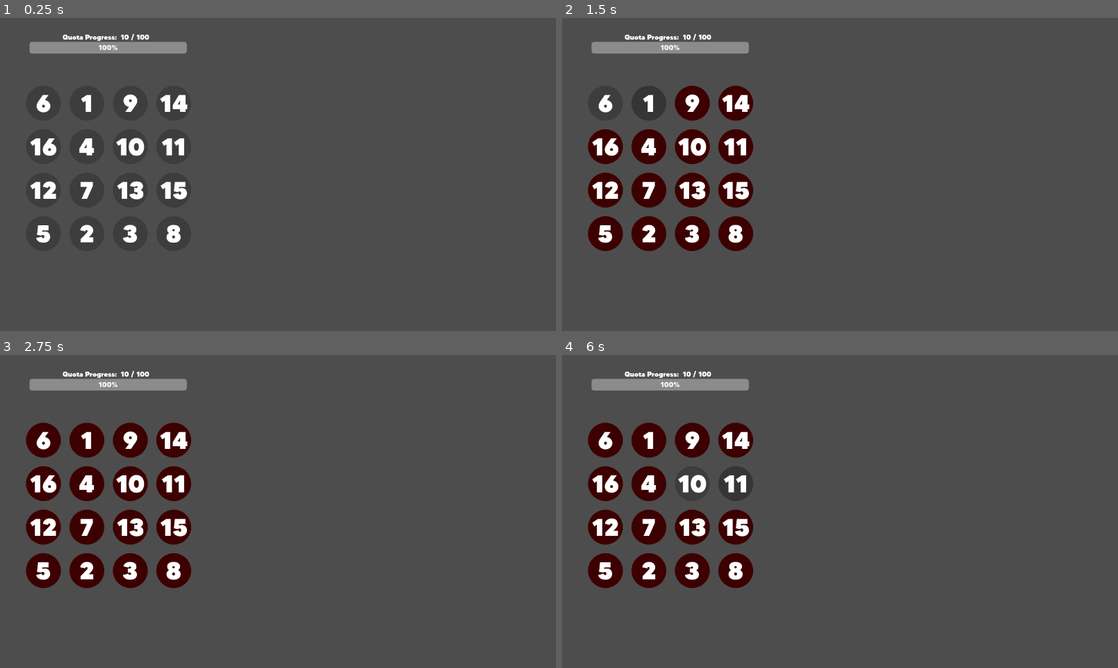
Above: before the commit, frames 1-4 (two rows, left to right).
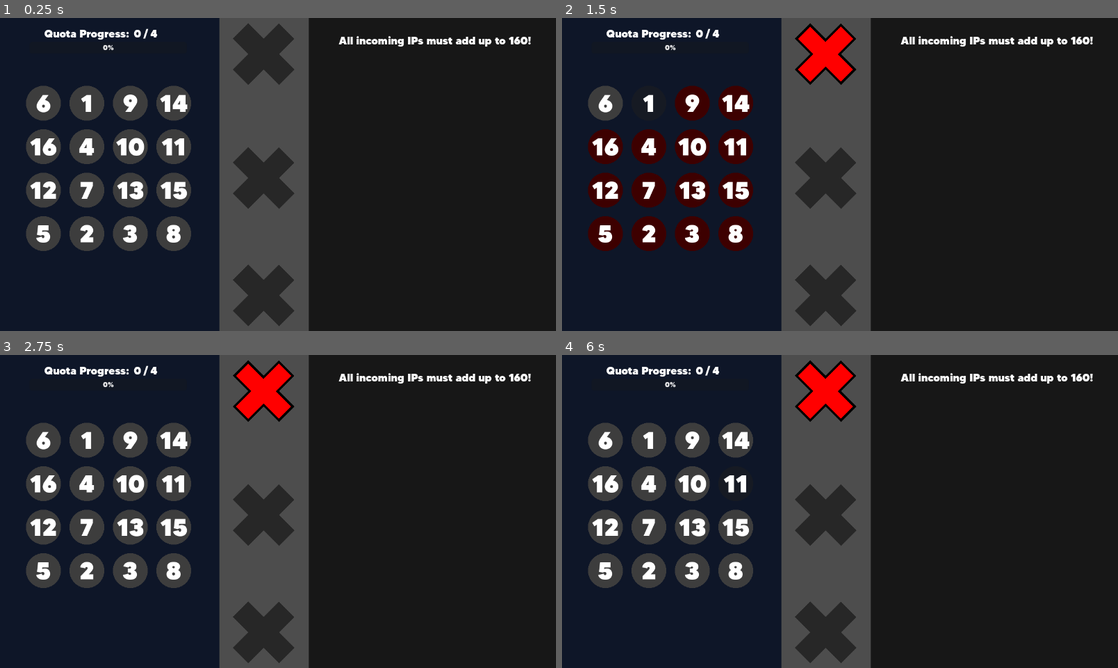
Above: after the commit, the same moments.

Repository: SHKBRD/GameOfRiskCyber
Game: Godot game, scene res://scenes/game_scene.tscn
Two runs of this game, one before a commit and one after it. Both use one fixed random seed, a clock stepped at 60 frames per second and the inputs below.
Inputs (mouse positions are in pixels of both pictures, inside the frame that each line leads up to):
- Up to frame 1 (0.25 s): no input
- Up to frame 2 (1.5 s): tap Enter at 0.5 s; move the mouse to (606, 102) at 0.52 s; click (606, 102) at 0.6 s; move the mouse to (650, 102) at 1.27 s; tap T (Check) at 1.35 s
- Up to frame 3 (2.75 s): click (88, 439) at 1.55 s; tap Space at 2 s; move the mouse to (127, 439) at 2.02 s; click (127, 439) at 2.1 s
- Up to frame 4 (6 s): tap Enter at 2.75, 4.25 s; move the mouse to (734, 439) at 2.77 s; click (734, 439) at 2.85 s; tap Space at 3.5, 5 s; move the mouse to (606, 483) at 3.52 s; tap T (Check) at 3.6, 5.85 s; click (606, 483) at 3.8 s; move the mouse to (650, 483) at 4.27 s; click (650, 483) at 4.35 s; move the mouse to (689, 483) at 5.02 s; click (689, 483) at 5.1 s; move the mouse to (734, 483) at 5.77 s

The runs differ from the first frame. In frame 1, 79% of the frame differs, in the area x 0-100%, y 0-100%; in frame 2, 80%; in frame 3, 86%; in frame 4, 86%.
Error after the commit: Trying to assign value of type 'incoming_packet.gd' to a variable of type 'packet_scene.gd'. (res://scripts/packet_scene.gd:13)

Commit message:
add progress

Diff:
--- a/assets/themes/work.tres
+++ b/assets/themes/work.tres
@@ -3,5 +3,6 @@
 [ext_resource type="FontFile" uid="uid://w1uj2x21q4go" path="res://assets/fonts/made_tommy/MADE TOMMY Black_PERSONAL USE.otf" id="1_g8n7o"]
 
 [resource]
+Label/font_sizes/font_size = 25
 Label/fonts/font = ExtResource("1_g8n7o")
 ProgressBar/fonts/font = ExtResource("1_g8n7o")
--- a/scenes/game_scene.tscn
+++ b/scenes/game_scene.tscn
@@ -1,12 +1,47 @@
-[gd_scene load_steps=4 format=3 uid="uid://d00ety2uy6jm1"]
+[gd_scene load_steps=5 format=3 uid="uid://d00ety2uy6jm1"]
 
 [ext_resource type="PackedScene" uid="uid://5pyec6hb233n" path="res://scenes/work_scene.tscn" id="1_onqr8"]
 [ext_resource type="Script" uid="uid://fgvuhjygjsnk" path="res://scripts/game_scene.gd" id="1_ycayy"]
 [ext_resource type="PackedScene" uid="uid://bgqi8vhiltjvd" path="res://scenes/packet_scene.tscn" id="2_ycayy"]
+[ext_resource type="PackedScene" uid="uid://c1sa4kr1sy2b8" path="res://scenes/mistake.tscn" id="3_bw6k5"]
 
 [node name="GameScene" type="Node2D"]
 script = ExtResource("1_ycayy")
 
 [node name="WorkScene" parent="." instance=ExtResource("1_onqr8")]
+anchors_preset = 0
+anchor_right = 0.0
+anchor_bottom = 0.0
+offset_right = 0.0
+offset_bottom = 0.0
+
+[node name="Mistakes" type="Control" parent="."]
+layout_mode = 3
+anchors_preset = 0
+offset_left = 605.0
+offset_top = 83.0
+offset_right = 605.0
+offset_bottom = 83.0
+
+[node name="Mistake" parent="Mistakes" instance=ExtResource("3_bw6k5")]
+layout_mode = 1
+
+[node name="Mistake2" parent="Mistakes" instance=ExtResource("3_bw6k5")]
+layout_mode = 1
+offset_left = -0.999969
+offset_top = 288.0
+offset_right = -0.999969
+offset_bottom = 288.0
+
+[node name="Mistake3" parent="Mistakes" instance=ExtResource("3_bw6k5")]
+layout_mode = 1
+offset_left = -0.999969
+offset_top = 558.0
+offset_right = -0.999969
+offset_bottom = 558.0
 
 [node name="PacketScene" parent="." instance=ExtResource("2_ycayy")]
+offset_left = 711.0
+offset_right = 711.0
+
+[connection signal="mistake_made" from="WorkScene" to="." method="_on_work_scene_mistake_made"]
--- /dev/null
+++ b/scenes/incoming_packet.gd
@@ -0,0 +1,2 @@
+extends Button
+class_name Packet
--- /dev/null
+++ b/scenes/incoming_packet.tscn
@@ -0,0 +1,34 @@
+[gd_scene load_steps=2 format=3 uid="uid://c3uv1xg200vhs"]
+
+[ext_resource type="Script" uid="uid://bv70v4lkgx0mk" path="res://scenes/incoming_packet.gd" id="1_1wox5"]
+
+[node name="Packet" type="Button"]
+offset_top = -169.0
+offset_right = 196.0
+script = ExtResource("1_1wox5")
+
+[node name="Arrow" type="Polygon2D" parent="."]
+position = Vector2(225, 95)
+scale = Vector2(0.616901, 0.616901)
+polygon = PackedVector2Array(-273, -126.666, -139.667, -124.666, -140.333, 11.3336, -79.6666, 11.3336, -207, 110, -335, 18.0003, -271, 12.667)
+uv = PackedVector2Array(-257.667, -128, -142.333, -128.666, -140.333, 11.3336, -79.6666, 11.3336, -207, 110, -335, 18.0003, -266.333, 19.3336)
+
+[node name="Incoming" type="Label" parent="."]
+layout_mode = 0
+offset_left = 52.0
+offset_top = 24.0
+offset_right = 143.0
+offset_bottom = 73.0
+theme_override_colors/font_color = Color(0, 0, 0, 1)
+text = "Incoming:"
+horizontal_alignment = 1
+
+[node name="IP" type="Label" parent="."]
+layout_mode = 0
+offset_left = 52.0
+offset_top = 45.0
+offset_right = 143.0
+offset_bottom = 94.0
+theme_override_colors/font_color = Color(0, 0, 0, 1)
+text = "Incoming:"
+horizontal_alignment = 1
--- /dev/null
+++ b/scenes/mistake.tscn
@@ -0,0 +1,107 @@
+[gd_scene load_steps=5 format=3 uid="uid://c1sa4kr1sy2b8"]
+
+[ext_resource type="Script" uid="uid://fgg6xrrt2faj" path="res://scripts/mistake.gd" id="1_phx0m"]
+
+[sub_resource type="Animation" id="Animation_iqt5l"]
+length = 0.001
+tracks/0/type = "value"
+tracks/0/imported = false
+tracks/0/enabled = true
+tracks/0/path = NodePath("Outline:visible")
+tracks/0/interp = 1
+tracks/0/loop_wrap = true
+tracks/0/keys = {
+"times": PackedFloat32Array(0),
+"transitions": PackedFloat32Array(1),
+"update": 1,
+"values": [false]
+}
+tracks/1/type = "value"
+tracks/1/imported = false
+tracks/1/enabled = true
+tracks/1/path = NodePath("Outline:scale")
+tracks/1/interp = 1
+tracks/1/loop_wrap = true
+tracks/1/keys = {
+"times": PackedFloat32Array(0),
+"transitions": PackedFloat32Array(1),
+"update": 0,
+"values": [Vector2(1, 1)]
+}
+
+[sub_resource type="Animation" id="Animation_4m7nw"]
+resource_name = "get_wrong"
+tracks/0/type = "value"
+tracks/0/imported = false
+tracks/0/enabled = true
+tracks/0/path = NodePath("Outline:visible")
+tracks/0/interp = 1
+tracks/0/loop_wrap = true
+tracks/0/keys = {
+"times": PackedFloat32Array(0),
+"transitions": PackedFloat32Array(1),
+"update": 1,
+"values": [true]
+}
+tracks/1/type = "value"
+tracks/1/imported = false
+tracks/1/enabled = true
+tracks/1/path = NodePath("Outline:scale")
+tracks/1/interp = 2
+tracks/1/loop_wrap = true
+tracks/1/keys = {
+"times": PackedFloat32Array(0, 1),
+"transitions": PackedFloat32Array(0.353553, 1),
+"update": 0,
+"values": [Vector2(0.00999999, 0.00999999), Vector2(1, 1)]
+}
+
+[sub_resource type="AnimationLibrary" id="AnimationLibrary_l3u5j"]
+_data = {
+&"RESET": SubResource("Animation_iqt5l"),
+&"get_wrong": SubResource("Animation_4m7nw")
+}
+
+[node name="Mistake" type="Control"]
+layout_mode = 3
+anchor_left = -0.114
+anchor_top = -0.211
+anchor_right = 0.116
+anchor_bottom = 0.203
+offset_left = 145.92
+offset_top = 151.92
+offset_right = -148.48
+offset_bottom = -146.16
+grow_horizontal = 2
+grow_vertical = 2
+scale = Vector2(0.5, 0.5)
+script = ExtResource("1_phx0m")
+
+[node name="Backing" type="Polygon2D" parent="."]
+rotation = 0.785398
+scale = Vector2(1, 1)
+color = Color(0, 0, 0, 0.498039)
+offset = Vector2(0, -258)
+polygon = PackedVector2Array(50, 100, -50, 100, -50, 200, -150, 200, -150, 300, -50, 300, -50, 400, 50, 400, 50, 300, 150, 300, 150, 200, 50, 200)
+uv = PackedVector2Array(59.3336, -6.66666, -35.9997, -8.66666, -38.6664, 198, -236.666, 193.333, -243.333, 326.667, -33.9997, 338.667, -37.9997, 446.667, 85.3336, 445.333, 87.3336, 343.333, 294.667, 342, 300, 207.333, 89.3336, 206)
+
+[node name="Outline" type="Polygon2D" parent="."]
+visible = false
+rotation = 0.785398
+scale = Vector2(1, 1)
+color = Color(0, 0, 0, 1)
+offset = Vector2(0, -258)
+polygon = PackedVector2Array(50, 100, -50, 100, -50, 200, -150, 200, -150, 300, -50, 300, -50, 400, 50, 400, 50, 300, 150, 300, 150, 200, 50, 200)
+uv = PackedVector2Array(59.3336, -6.66666, -35.9997, -8.66666, -38.6664, 198, -236.666, 193.333, -243.333, 326.667, -33.9997, 338.667, -37.9997, 446.667, 85.3336, 445.333, 87.3336, 343.333, 294.667, 342, 300, 207.333, 89.3336, 206)
+
+[node name="Red" type="Polygon2D" parent="Outline"]
+scale = Vector2(1, 1)
+color = Color(1, 0, 0, 1)
+offset = Vector2(0, -258)
+polygon = PackedVector2Array(40, 110, -40, 110, -40, 210, -140, 210, -140, 290, -40, 290, -40, 390, 40, 390, 40, 290, 140, 290, 140, 210, 40, 210)
+uv = PackedVector2Array(59.3336, -6.66666, -35.9997, -8.66666, -38.6664, 198, -236.666, 193.333, -243.333, 326.667, -33.9997, 338.667, -37.9997, 446.667, 85.3336, 445.333, 87.3336, 343.333, 294.667, 342, 300, 207.333, 89.3336, 206)
+
+[node name="AnimationPlayer" type="AnimationPlayer" parent="."]
+libraries = {
+&"": SubResource("AnimationLibrary_l3u5j")
+}
--- a/scenes/packet_scene.tscn
+++ b/scenes/packet_scene.tscn
@@ -1,3 +1,37 @@
-[gd_scene format=3 uid="uid://bgqi8vhiltjvd"]
+[gd_scene load_steps=3 format=3 uid="uid://bgqi8vhiltjvd"]
 
-[node name="PacketScene" type="Node2D"]
+[ext_resource type="Script" uid="uid://cjl1gyi3glipb" path="res://scripts/packet_scene.gd" id="1_ab6hx"]
+[ext_resource type="Theme" uid="uid://c382r10cow616" path="res://assets/themes/work.tres" id="1_pj18c"]
+
+[node name="PacketScene" type="Control"]
+layout_mode = 3
+anchors_preset = 0
+script = ExtResource("1_ab6hx")
+
+[node name="Timer" type="Timer" parent="."]
+wait_time = 2.5
+autostart = true
+
+[node name="MobArea" type="Control" parent="."]
+anchors_preset = 0
+offset_right = 583.0
+offset_bottom = 729.0
+mouse_filter = 2
+
+[node name="ColorRect" type="ColorRect" parent="."]
+layout_mode = 0
+offset_right = 583.0
+offset_bottom = 724.0
+mouse_filter = 2
+color = Color(0.0911214, 0.0911215, 0.0911214, 1)
+
+[node name="Label" type="Label" parent="."]
+layout_mode = 0
+offset_left = 69.0
+offset_top = 36.0
+offset_right = 512.0
+offset_bottom = 68.0
+theme = ExtResource("1_pj18c")
+text = "All incoming IPs must add up to 160!"
+
+[connection signal="timeout" from="Timer" to="." method="_on_timer_timeout"]
--- a/scenes/work_scene.tscn
+++ b/scenes/work_scene.tscn
@@ -4,8 +4,20 @@
 [ext_resource type="Script" uid="uid://c5lnoqof6ijnt" path="res://scripts/number_grid.gd" id="2_x77gp"]
 [ext_resource type="Theme" uid="uid://c382r10cow616" path="res://assets/themes/work.tres" id="3_jqjy7"]
 
-[node name="WorkScene" type="Node2D"]
+[node name="WorkScene" type="Control"]
+layout_mode = 3
+anchor_right = 0.389
+anchor_bottom = 1.0
+offset_right = -497.92
+offset_bottom = -720.0
+mouse_filter = 2
 script = ExtResource("1_fbnfj")
+
+[node name="ColorRect" type="ColorRect" parent="."]
+offset_right = 505.0
+offset_bottom = 724.0
+mouse_filter = 2
+color = Color(0.054902, 0.0862745, 0.156863, 1)
 
 [node name="Numpad" type="Node2D" parent="."]
 position = Vector2(0, 96)
@@ -31,10 +43,10 @@
 
 [node name="ProgressTextContain" type="GridContainer" parent="QuotaProgressBar"]
 layout_mode = 0
-offset_left = 76.0
-offset_top = -21.0
-offset_right = 276.0
-offset_bottom = 19.0
+offset_left = 34.0
+offset_top = -35.0
+offset_right = 336.0
+offset_bottom = 5.0
 columns = 4
 
 [node name="QuotaProgress" type="Label" parent="QuotaProgressBar/ProgressTextContain"]
--- a/scripts/game_scene.gd
+++ b/scripts/game_scene.gd
@@ -2,3 +2,14 @@
 class_name GameOverall
 
 static var day: int = 1
+static var maxMistakes: int = 3
+static var mistakesMade: int = 0
+
+
+func _on_work_scene_mistake_made() -> void:
+	# run previous mistake anim
+	if mistakesMade != 3:
+		$Mistakes.get_child(mistakesMade).reveal()
+
+	if mistakesMade != 3:
+		mistakesMade += 1
--- /dev/null
+++ b/scripts/mistake.gd
@@ -0,0 +1,5 @@
+extends Control
+class_name Mistake
+
+func reveal() -> void:
+	$AnimationPlayer.play("get_wrong")
--- a/scripts/number_grid.gd
+++ b/scripts/number_grid.gd
@@ -16,6 +16,7 @@
 var dragging: bool = false
 
 var readyToResetWin: bool = false
+var readyToResetLose: bool = false
 
 func _ready() -> void:
 	init_numbers()
@@ -37,20 +38,26 @@
 		button.self_modulate = Color.WHITE
 
 func init_win_round() -> void:
-	won_round.emit()
-	readyToResetWin = true
+	if not readyToResetWin:
+		won_round.emit()
+		readyToResetWin = true
 
-	var buttonChildren: Array = get_children()
-	for button: NumpadNumber in buttonChildren:
-		button.self_modulate = Color.GREEN
+		var buttonChildren: Array = get_children()
+		for button: NumpadNumber in buttonChildren:
+			button.self_modulate = Color.GREEN
+
+		reset_progress()
 
 func init_lose_round() -> void:
-	lost_round.emit()
-	var buttonChildren: Array = get_children()
-	for button: NumpadNumber in buttonChildren:
-		button.self_modulate = Color.RED
+	if not readyToResetLose:
+		lost_round.emit()
+		readyToResetLose = true
 
-	reset_progress()
+		var buttonChildren: Array = get_children()
+		for button: NumpadNumber in buttonChildren:
+			button.self_modulate = Color.RED
+
+		reset_progress()
 
 func update_connect_line() -> void:
 	if connectOrder != 0 and connectLine.points.size() != 0:
@@ -69,9 +76,12 @@
 		dragging = true
 		update_buttons_to_default()
 		if currentNumber != -1:
-			_on_number_just_hovered(get_number(currentNumber))
-			connectLine.add_point(get_number(1).position)
-			connectLine.add_point(get_number(1).position)
+			if currentNumber == 1:
+				_on_number_just_hovered(get_number(currentNumber))
+				connectLine.add_point(get_number(1).position)
+				connectLine.add_point(get_number(1).position)
+			else:
+				init_lose_round()
 		else:
 			connectOrder = -1
 	if Input.is_action_just_released("NumpadButtonPressed"):
@@ -81,6 +91,7 @@
 			init_lose_round()
 		else:
 			update_buttons_to_default()
+			readyToResetWin = false
 
 
 func init_numbers() -> void:
@@ -120,7 +131,7 @@
 
 			if connectOrder == width*height:
 				init_win_round()
-		elif numberObj.number <= connectOrder:
+		elif numberObj.number <= connectOrder or connectOrder == -1:
 			pass
 		else:
 			init_lose_round()
--- a/scripts/numpad_button.gd
+++ b/scripts/numpad_button.gd
@@ -27,11 +27,11 @@
 func _on_area_2d_mouse_entered() -> void:
 	readInput = true
 	mouse_hovered.emit(self)
-	if not get_parent().dragging:
+	if not get_parent().dragging and not get_parent().readyToResetWin:
 		self_modulate = Color(0.5, 0.5, 0.5, 0.5)
 
 func _on_area_2d_mouse_exited() -> void:
 	readInput = false
 	mouse_left.emit(self)
-	if not get_parent().dragging:
+	if not get_parent().dragging and not get_parent().readyToResetWin:
 		self_modulate = Color(1.0, 1.0, 1.0, 1.0)
--- /dev/null
+++ b/scripts/packet_scene.gd
@@ -0,0 +1,18 @@
+extends Control
+class_name PacketScene
+
+var packetScene: PackedScene = preload("res://scenes/incoming_packet.tscn")
+
+func _ready() -> void:
+	pass
+
+func _process(delta: float) -> void:
+	pass
+
+func send_packet() -> void:
+	var newPacket: PacketScene = packetScene.instantiate()
+	$MobArea.add_child(newPacket)
+
+
+func _on_timer_timeout() -> void:
+	send_packet()
--- a/scripts/work_scene.gd
+++ b/scripts/work_scene.gd
@@ -1,19 +1,29 @@
-extends Node2D
+extends Control
 class_name WorkScene
+
+signal mistake_made()
 
 var quotaRequirement: int = 4
 var quotaFilled: int = 0
 
-var maxMistakes: int = 0
-var mistakesMade: int = 0
-
 func _ready() -> void:
 	%NumberGrid.connectLine = %ConnectLine
+	update_ui_counters()
 
+func update_ui_counters() -> void:
+	%QuotaProgressBar.max_value = quotaRequirement
+	%QuotaProgressBar.value = quotaFilled
+	%Numerator.text = str(quotaFilled)
+	%Denominator.text = str(quotaRequirement)
+
+func add_to_quota() -> void:
+	quotaFilled += 1
+	update_ui_counters()
 
 func _on_number_grid_lost_round() -> void:
-	pass # Replace with function body.
+	mistake_made.emit()
+
 
 
 func _on_number_grid_won_round() -> void:
-	pass # Replace with function body.
+	add_to_quota()
Not shown, added: scenes/incoming_packet.gd.uid
Not shown, added: scripts/mistake.gd.uid
Not shown, added: scripts/packet_scene.gd.uid
